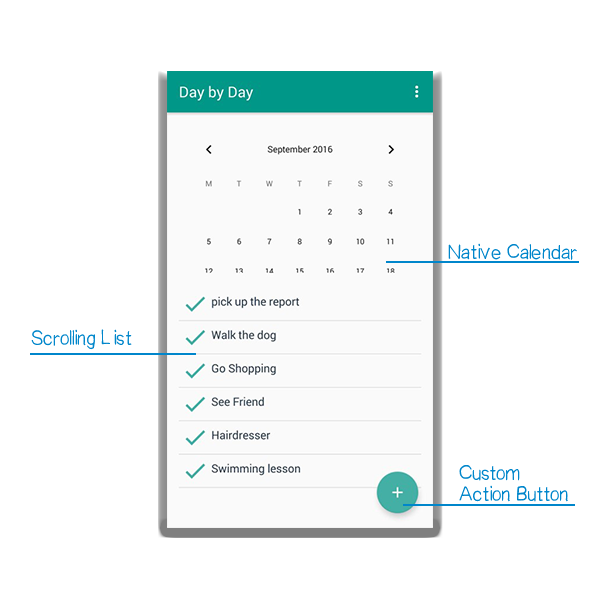
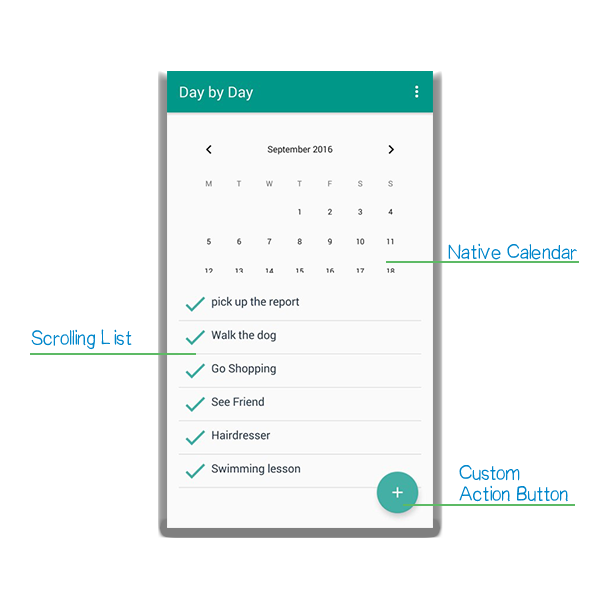
The second w=600, h=600 image is a revision of the first. Changes to its layers:
pixels changed over [30, 261, 579, 506] (layer not identified)
